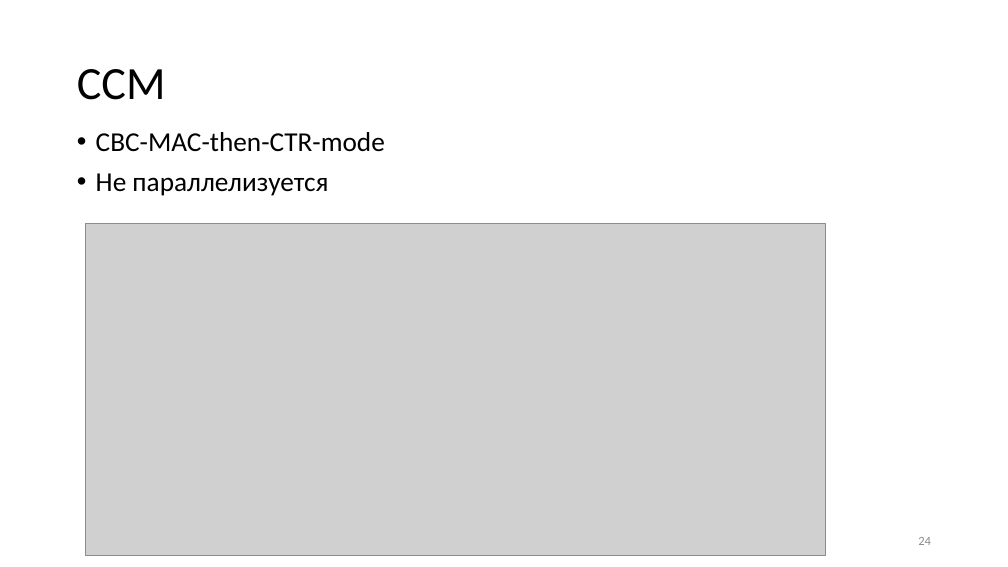
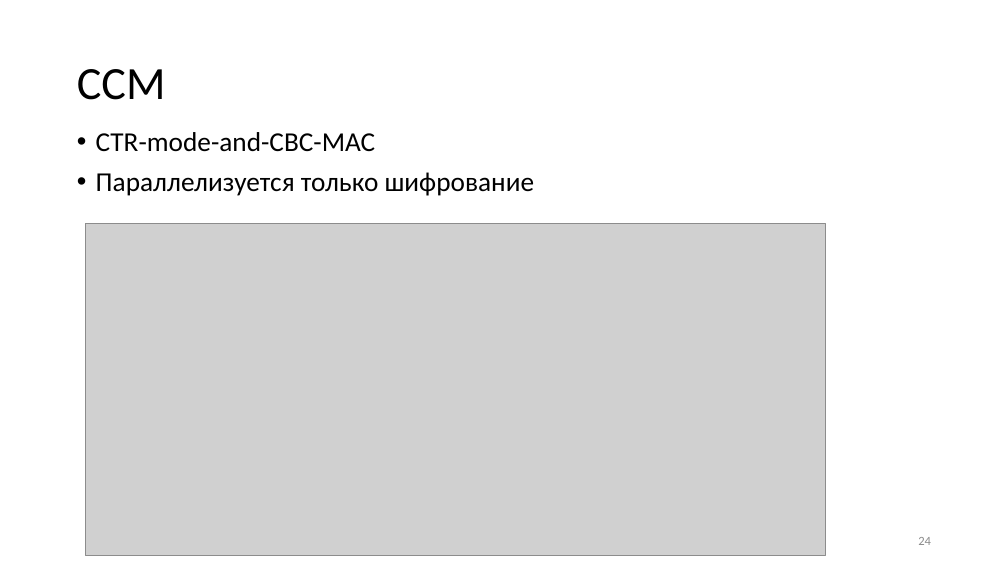
Before and after one commit to CryptoCourse/CryptoLectures, a slide deck: slide 24 of Lectures/AutenticEncryptionLite.pptx. Drawn at 1008x567 pixels with LibreOffice and Linux fonts; fonts in the diff are those of the drawing; grey boxes stand for pictures. Boxes give left, top, right and bottom in pixels: in the first picture for what was removed or moved away, otherwise in the second. Text is boxed around its words. In the diff, an @@ line names an element or a change of style, - is before the commit and + after.

```diff
--- a/Lectures/AutenticEncryptionLite.pptx
+++ b/Lectures/AutenticEncryptionLite.pptx
@@ text at bbox=[96, 132, 534, 196]: text changed @@
-• CBC-MAC-then-CTR-mode
-• Не параллелизуется
+• CTR-mode-and-CBC-MAC
+• Параллелизуется только шифрование
```
Also in this commit, not shown: 1 other slide changed, 7 other files.
